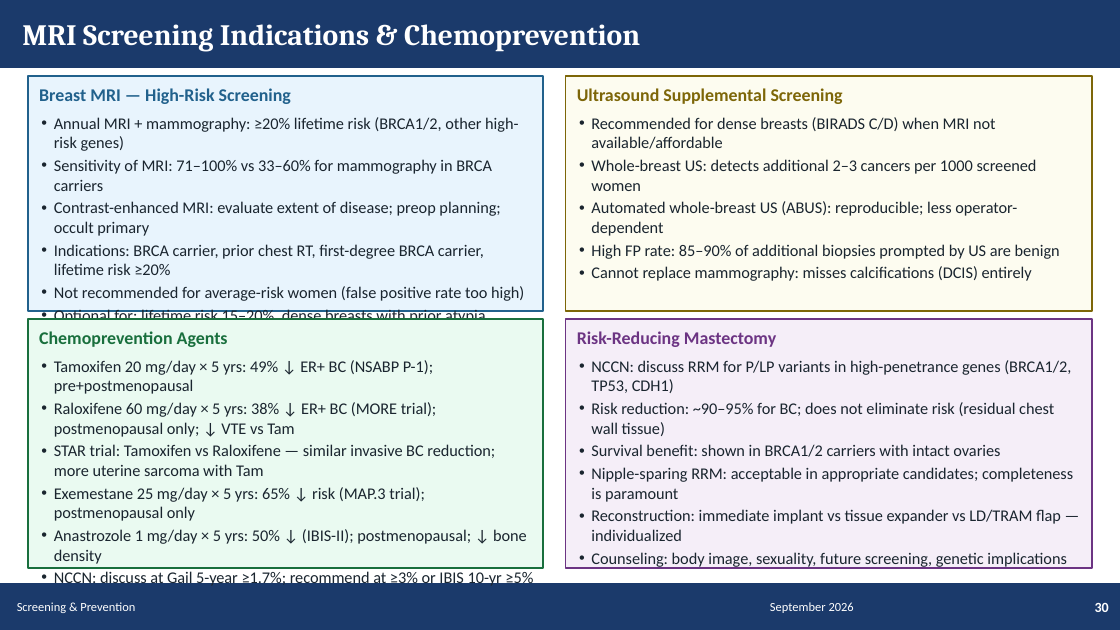
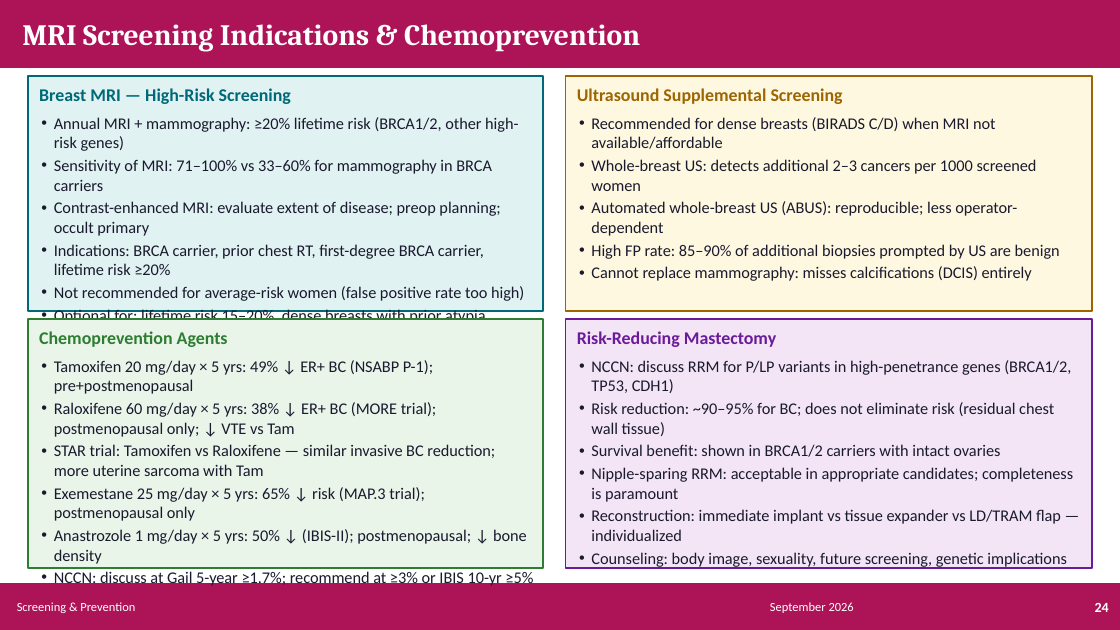
Before and after one commit to Muluamlak/Phone, a slide deck: slide 24 of BreastCancer_Management_Enhanced.pptx (slide 30 before the commit). Drawn at 1120x630 pixels with LibreOffice and Linux fonts; fonts in the diff are those of the drawing. Boxes give left, top, right and bottom in pixels: in the first picture for what was removed or moved away, otherwise in the second. Text is boxed around its words. In the diff, an @@ line names an element or a change of style, - is before the commit and + after.

```diff
--- a/BreastCancer_Management_Enhanced.pptx
+++ b/BreastCancer_Management_Enhanced.pptx
@@ rectangle at [0,0,1120,67]: fill #1B3A6B to #AD1457; outline #1B3A6B 1 pt to #AD1457 1 pt @@
@@ rectangle at [28,76,543,311]: fill #E8F4FD to #E0F2F1; outline #21618C 1 pt to #006978 1 pt @@
@@ text "Breast MRI — High-Risk Screening" at [39,88,291,104]: text colour #21618C to #006978 @@
@@ rectangle at [566,76,1092,311]: fill #FDFCF0 to #FFF8E1; outline #7D6608 1 pt to #9C6500 1 pt @@
@@ text "Ultrasound Supplemental Screening" at [577,88,843,104]: text colour #7D6608 to #9C6500 @@
@@ rectangle at [28,319,543,568]: fill #EAFAF1 to #EAF5EA; outline #196F3D 1 pt to #2E7D32 1 pt @@
@@ text "Chemoprevention Agents" at [39,331,228,347]: text colour #196F3D to #2E7D32 @@
@@ rectangle at [566,319,1092,568]: fill #F5EEF8 to #F3E5F5; outline #6C3483 1 pt to #6A1B9A 1 pt @@
@@ text "Risk-Reducing Mastectomy" at [577,331,776,347]: text colour #6C3483 to #6A1B9A @@
@@ text colour #1A252F to #1A1A2E in 4 elements at [54,117,524,345], [54,360,533,588], [591,117,1060,281], [591,360,1073,569] @@
@@ rectangle at [0,584,1120,629]: fill #1B3A6B to #AD1457; outline #1B3A6B 1 pt to #AD1457 1 pt @@
@@ text at [1095,603,1109,612]: text changed @@
-30
+24
```
Also in this commit, not shown: 58 other slides changed, 17 slides added, 36 slides removed.
